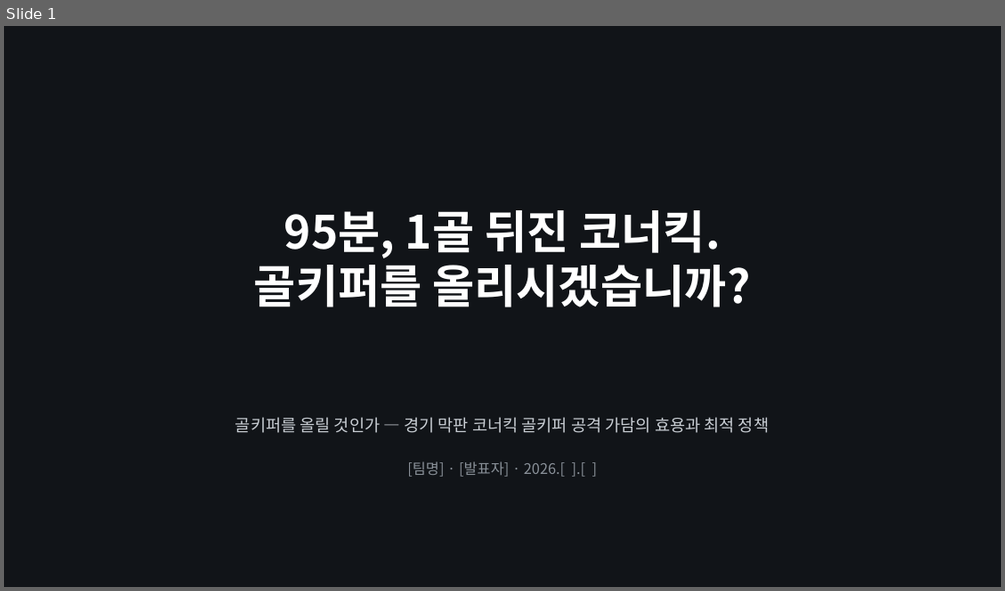
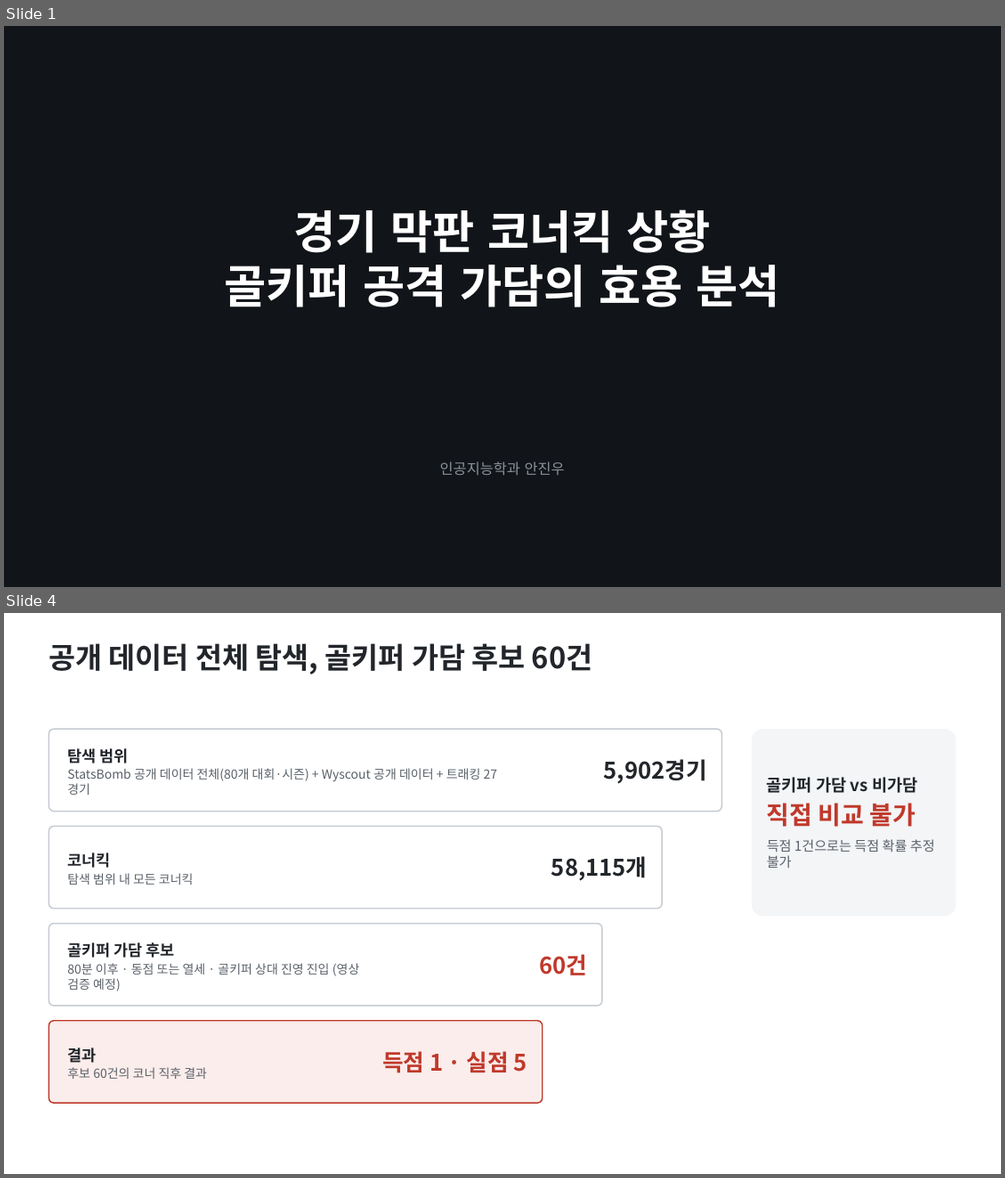
Before and after one commit to JJ1NNU/FootballDataAnalyticsProject, a slide deck: docs/slides/gk_corner_proposal.pptx. Shown one above the other, each under a label of ours: slide 1 before the commit, slides 1 and 4 after it; the slides between them are not shown. The pictures are 1005x591 and 1005x1178 pixels, drawn with LibreOffice and Linux fonts; fonts in the diff are those of the drawing. Boxes give left, top, right and bottom in pixels: in the first picture for what was removed or moved away, otherwise in the second. Text is boxed around its words. In the diff, an @@ line names an element or a change of style, - is before the commit and + after.

```diff
--- a/docs/slides/gk_corner_proposal.pptx
+++ b/docs/slides/gk_corner_proposal.pptx
@@ slide 4 added at <box>4,613,1001,1174</box>, background #FFFFFF @@
@@ text added at <box>48,643,593,674</box>, 28 pt, text #22262B, bold @@
+공개 데이터 전체 탐색, 골키퍼 가담 후보 60건
@@ rounded rectangle added at <box>48,729,722,811</box>, fill #FFFFFF, outline #C5CBD2 1.25 pt @@
@@ rounded rectangle added at <box>752,729,956,916</box>, fill #F3F5F7 @@
@@ text added at <box>67,748,481,781</box>, 12 pt, text #5A6169 @@
+탐색 범위
+StatsBomb 공개 데이터 전체(80개 대회·시즌) + Wyscout 공개 데이터 + 트래킹 27경기
@@ text added at <box>604,759,707,784</box>, 22 pt, text #22262B, bold @@
+5,902경기
@@ text added at <box>767,777,935,868</box>, 13 pt, text #5A6169, bold @@
+골키퍼 가담 vs 비가담
+직접 비교 불가
+득점 1건으로는 득점 확률 추정 불가
@@ rounded rectangle added at <box>48,826,662,908</box>, fill #FFFFFF, outline #C5CBD2 1.25 pt @@
@@ text added at <box>67,852,194,884</box>, 12 pt, text #5A6169 @@
+코너킥
+탐색 범위 내 모든 코너킥
@@ text added at <box>551,856,647,881</box>, 22 pt, text #22262B, bold @@
+58,115개
@@ rounded rectangle added at <box>48,924,602,1005</box>, fill #FFFFFF, outline #C5CBD2 1.25 pt @@
@@ text added at <box>67,942,359,991</box>, 12 pt, text #5A6169 @@
+골키퍼 가담 후보
+80분 이후 · 동점 또는 열세 · 골키퍼 상대 진영 진입 (영상 검증 예정)
@@ text added at <box>539,954,587,975</box>, 22 pt, text #C0392B, bold @@
+60건
@@ rounded rectangle added at <box>48,1021,542,1103</box>, fill #FBEDEB, outline #C0392B 1.25 pt @@
@@ text added at <box>67,1047,207,1078</box>, 12 pt, text #5A6169 @@
+결과
+후보 60건의 코너 직후 결과
@@ text added at <box>382,1051,527,1073</box>, 22 pt, text #C0392B, bold @@
+득점 1 · 실점 5
@@ slide 1 changed as well @@
@@ text at <box>224,209,779,307</box>: text changed @@
-95분, 1골 뒤진 코너킥.
-골키퍼를 올리시겠습니까?
+경기 막판 코너킥 상황
+골키퍼 공격 가담의 효용 분석
@@ text removed at <box>235,417,769,433</box> @@
-골키퍼를 올릴 것인가 — 경기 막판 코너킥 골키퍼 공격 가담의 효용과 최적 정책
@@ text at <box>440,461,565,475</box>: text changed @@
-[팀명] · [발표자] · 2026.[ ].[ ]
+인공지능학과 안진우
```
Also in this commit, not shown: 3 other slides changed, 7 other slides added, 9 slides removed, 3 other files.
